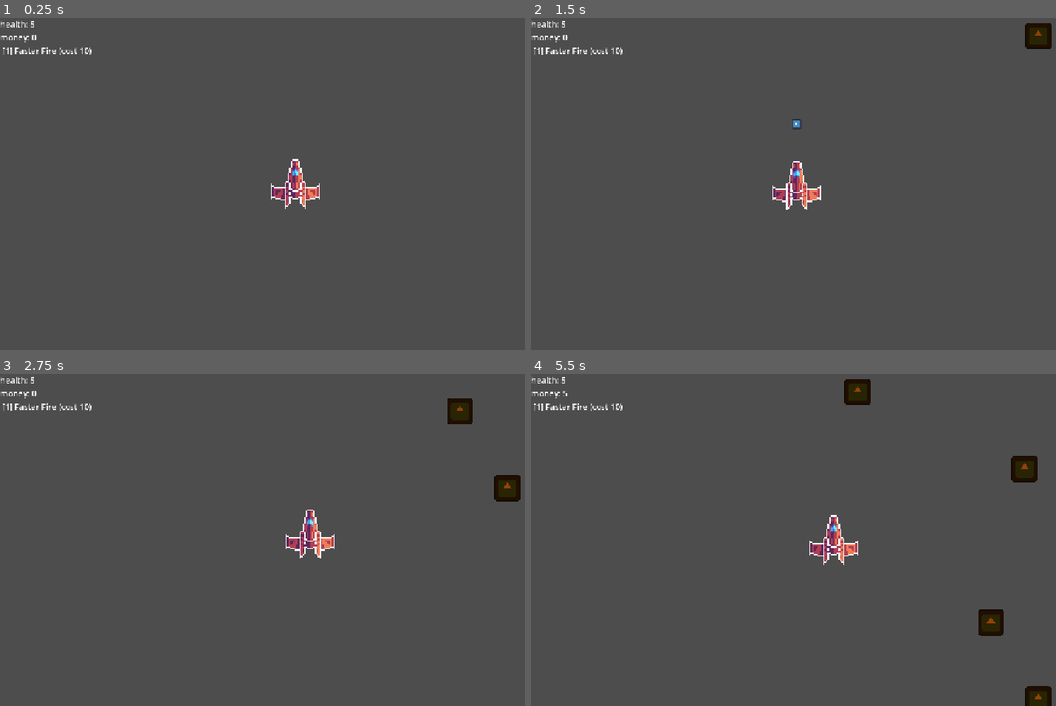
Above: before the commit, frames 1-4 (two rows, left to right).
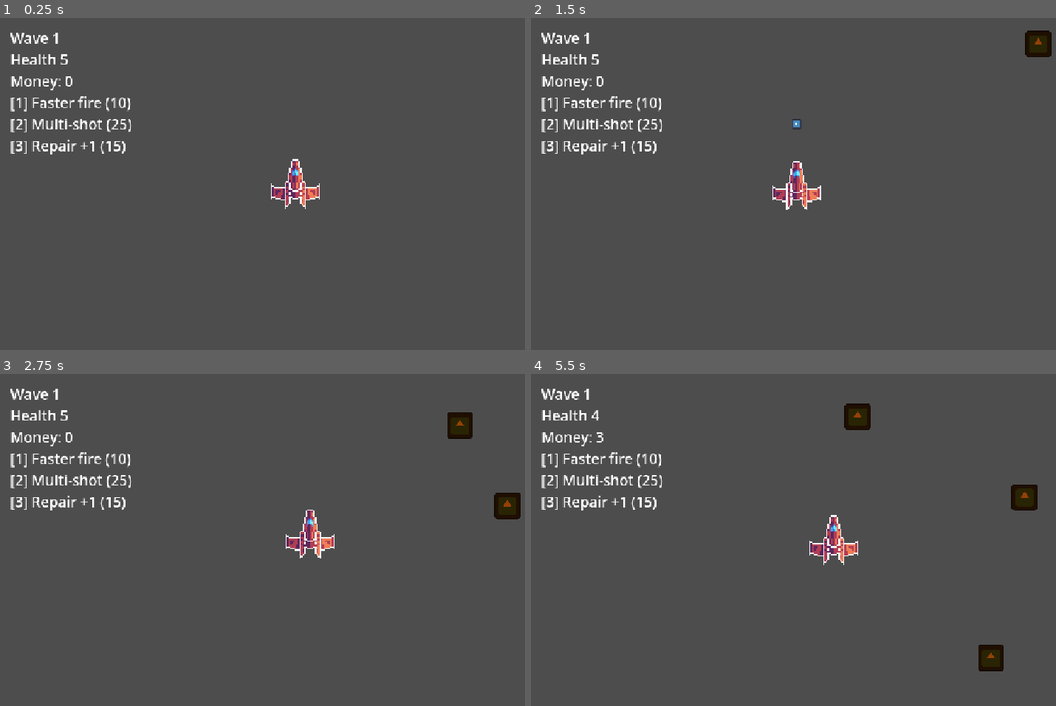
Above: after the commit, the same moments.

Repository: xbox1sxd-sketch/Hackatime-Project
Game: Godot game, scene res://Scenes/main.tscn
The game is run twice, just before and just after one commit, with the same random seed, the same clock (stepped at 60 frames per second) and the same inputs. The engine's default icon, where the game draws it, is replaced by a stand-in: a white triangle on a blue panel in a dark square.
Inputs (mouse positions are in pixels of both pictures, inside the frame that each line leads up to):
- Up to frame 1 (0.25 s): no input
- Up to frame 2 (1.5 s): tap Enter at 0.5 s; move the mouse to (856, 184) at 0.52 s; hold Up from 0.53 s (still down); tap 1 at 0.6 s; click (856, 184) at 0.67 s; tap 2 at 0.8, 1.35 s; move the mouse to (798, 184) at 1.27 s; click (798, 184) at 1.42 s
- Up to frame 3 (2.75 s): keep holding Up; tap 3 at 1.55, 2.1 s; move the mouse to (309, 533) at 2.02 s; click (309, 533) at 2.17 s; tap 1 at 2.3 s
- Up to frame 4 (5.5 s): keep holding Up; move the mouse to (819, 546) at 2.77 s; tap 1 at 2.85, 4.55 s; click (819, 546) at 2.92 s; tap 2 at 3.05, 3.6, 5.3 s; move the mouse to (872, 543) at 3.52 s; click (872, 543) at 3.67 s; tap 3 at 3.8, 4.35 s; move the mouse to (783, 536) at 4.27 s; click (783, 536) at 4.42 s; move the mouse to (835, 540) at 5.02 s; tap R at 5.1 s; click (835, 540) at 5.17 s

The runs differ from the first frame. In frame 1, 1.7% of the frame differs, in the area x 0-26%, y 0-42%; in frame 2, 2.0%; in frame 3, 2.7%; in frame 4, 4.2%, in the area x 0-100%, y 0-100%.

Commit message:
added waves, and more upgrade options

Diff:
--- a/Scripts/asteriod.gd
+++ b/Scripts/asteriod.gd
@@ -4,6 +4,7 @@
 var speed = 150
 
 func _ready():
+	add_to_group("asteroids")
 	area_entered.connect(_on_area_entered)
 
 func _process(delta):
@@ -14,6 +15,6 @@
 
 func _on_area_entered(area):
 	if area.is_in_group("bullets"):
-		get_parent().add_money(5)
+		get_parent().add_money(3)
 		area.queue_free()
 		queue_free()
--- a/Scripts/main.gd
+++ b/Scripts/main.gd
@@ -7,22 +7,53 @@
 var health = 5
 var game_over = false
 var spawn_timer
+var wave = 0
+var to_spawn = 0
+var wave_active = false
+var multishot_cost = 25
+var repair_cost = 15
+var max_health = 5
 @onready var money_label = $CanvasLayer/MoneyLabel
 @onready var player = $Player
 
 func _ready():
+	money_label.position = Vector2(20, 20)
+	money_label.add_theme_font_size_override("font_size", 28)
 	spawn_timer = Timer.new()
-	spawn_timer.wait_time = 1.0
-	spawn_timer.autostart = true
 	spawn_timer.timeout.connect(spawn_asteroid)
 	add_child(spawn_timer)
+	start_next_wave()
+
+func start_next_wave():
+	wave += 1
+	to_spawn = 4 + wave * 2
+	wave_active = true
+	spawn_timer.wait_time = max(0.3, 1.0 - wave * 0.05)
+	spawn_timer.start()
 	update_ui()
 
+
 func spawn_asteroid():
+	if game_over:
+		return
 	var asteroid = asteroid_scene.instantiate()
 	var screen = get_viewport_rect().size
 	asteroid.position = Vector2(randf_range(40, screen.x - 40), -40)
+	asteroid.speed = 150 + wave * 15
 	add_child(asteroid)
+	to_spawn -= 1
+	if to_spawn <= 0:
+		spawn_timer.stop()
+
+func _process(delta):
+	if game_over or not wave_active:
+		return
+	if to_spawn <= 0 and get_tree().get_nodes_in_group("asteroids").size() == 0:
+		wave_active = false
+		update_ui()
+		await get_tree().create_timer(3.0).timeout
+		if not game_over:
+			start_next_wave()
 
 func add_money(amount):
 	money += amount
@@ -40,18 +71,48 @@
 
 func update_ui():
 	if game_over:
-		money_label.text = "GAME OVER \nMoney: " + str(money) + "\n Press R to restart"
+		money_label.text = "GAME OVER\nYou reached wave " + str(wave) + "\nMoney: " + str(money) + "\nPress R to restart"
 	else:
-		money_label.text = "health: " + str(health) + "\nmoney: " + str(money) + "\n [1] Faster Fire (cost " + str(fire_rate_cost) + ")"
+		var status = "Wave " + str(wave)
+		if not wave_active:
+			status += "\nWAVE CLEARED! Next wave is coming"
+		var shop = "\n[1] Faster fire (" + str(fire_rate_cost) + ")"
+		if player.bullet_count < 5:
+			shop += "\n[2] Multi-shot (" + str(multishot_cost) + ")"
+		else:
+			shop += "\n[2] Multi-shot is MAX"
+		shop += "\n[3] Repair +1 (" + str(repair_cost) + ")"
+		money_label.text = status + "\nHealth " + str(health) + "\nMoney: " + str(money) + shop
 
 func _input(event):
 	if event is InputEventKey and event.pressed:
 		if event.keycode == KEY_R and game_over:
 			get_tree().reload_current_scene()
-		if event.keycode == KEY_1 and not game_over:
-			buy_fire_rate()
+		if not game_over:
+			if event.keycode == KEY_1 and not game_over:
+				buy_fire_rate()
+			if event.keycode == KEY_2:
+				buy_multishot()
+			if event.keycode == KEY_3:
+				buy_repair()
 
+func buy_multishot():
+	if player.bullet_count >= 5:
+		return
+	if money >= multishot_cost:
+		money -= multishot_cost
+		player.bullet_count += 1
+		multishot_cost = int(multishot_cost * 2)
+		update_ui()
 
+func buy_repair():
+	if health >= max_health:
+		return
+	if money >= repair_cost:
+		money -= repair_cost
+		health += 1
+		repair_cost = int(repair_cost * 1.3)
+		update_ui()
 
 func buy_fire_rate():
 	if money >= fire_rate_cost:
--- a/Scripts/player.gd
+++ b/Scripts/player.gd
@@ -4,6 +4,8 @@
 var margin = 32
 var fire_delay = 0.4
 var can_shoot = true
+var bullet_count = 1
+var spread = 0.15
 
 func _ready():
 	Input.mouse_mode = Input.MOUSE_MODE_CAPTURED
@@ -24,14 +26,17 @@
 		Input.mouse_mode = Input.MOUSE_MODE_VISIBLE
 
 func shoot():
-	print("shoot at ", global_position)
+	if get_parent().game_over:
+		return
 	if not can_shoot:
 		return
 	can_shoot = false
-	var bullet = bullet_scene.instantiate()
-	bullet.global_position = global_position + Vector2(0, -40)
-	bullet.global_rotation = -PI / 2
-	get_parent().add_child(bullet)
+	for i in bullet_count:
+		var bullet = bullet_scene.instantiate()
+		var offset = ( i - (bullet_count - 1)/ 2.0) * spread
+		bullet.global_position = global_position + Vector2(0, -40)
+		bullet.global_rotation = -PI / 2 + offset
+		get_parent().add_child(bullet)
 	await get_tree().create_timer(fire_delay).timeout
 	can_shoot = true
 
